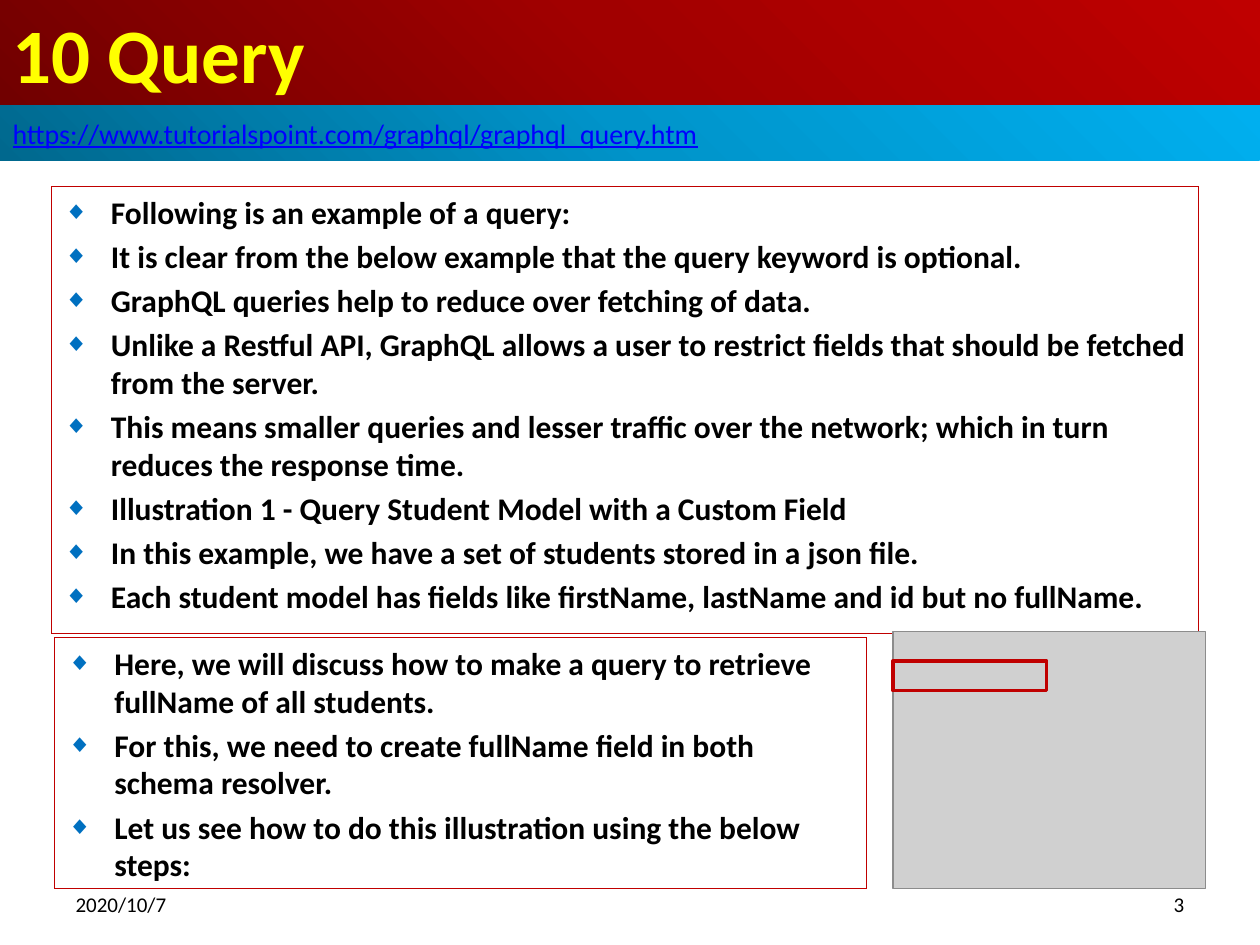
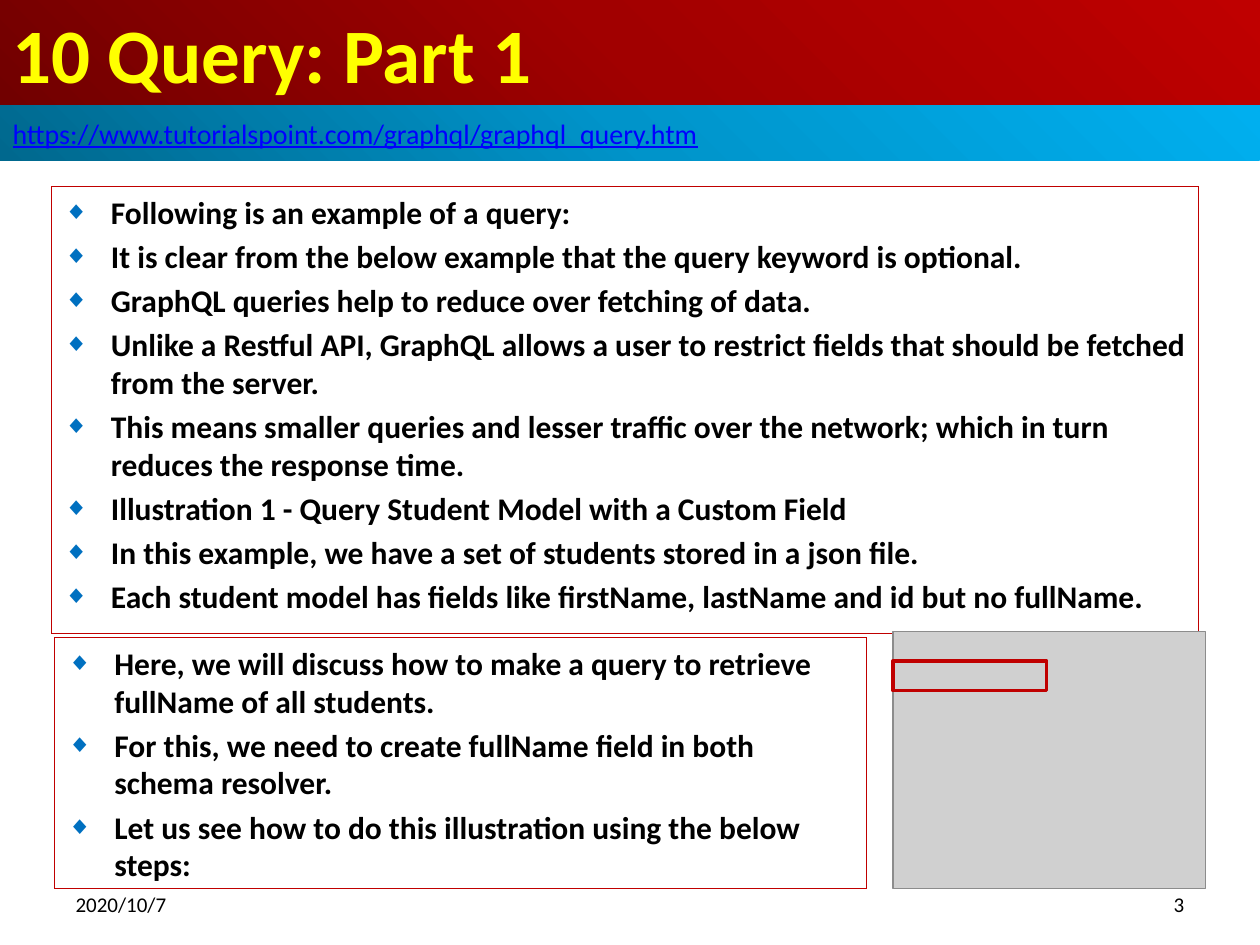
Before and after one commit to peterhchen/700_GraphQL, a slide deck: slide 3 of 10_QueryApp01.pptx. Drawn at 1260x945 pixels with LibreOffice and Linux fonts; fonts in the diff are those of the drawing; grey boxes stand for pictures. Boxes give left, top, right and bottom in pixels: in the first picture for what was removed or moved away, otherwise in the second. Text is boxed around its words. In the diff, an @@ line names an element or a change of style, - is before the commit and + after.

```diff
--- a/10_QueryApp01.pptx
+++ b/10_QueryApp01.pptx
@@ title at bbox=[13, 32, 531, 95]: text changed @@
-10 Query
+10 Query: Part 1
```
Also in this commit, not shown: 2 other slides changed.
